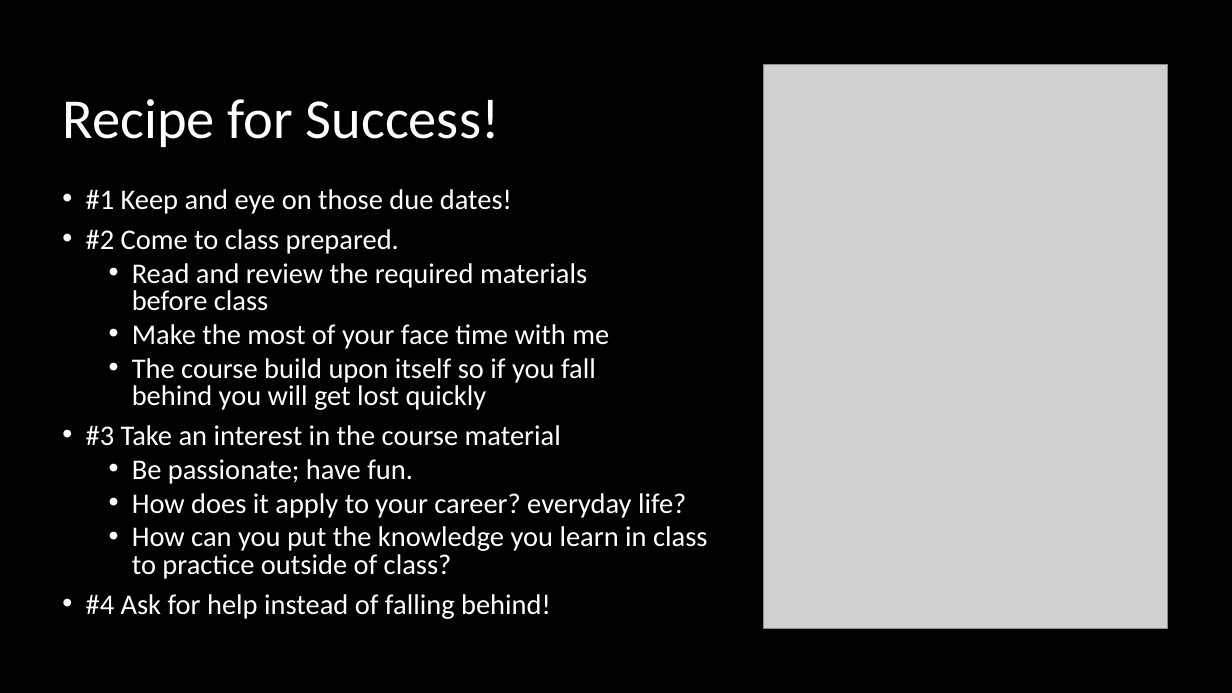
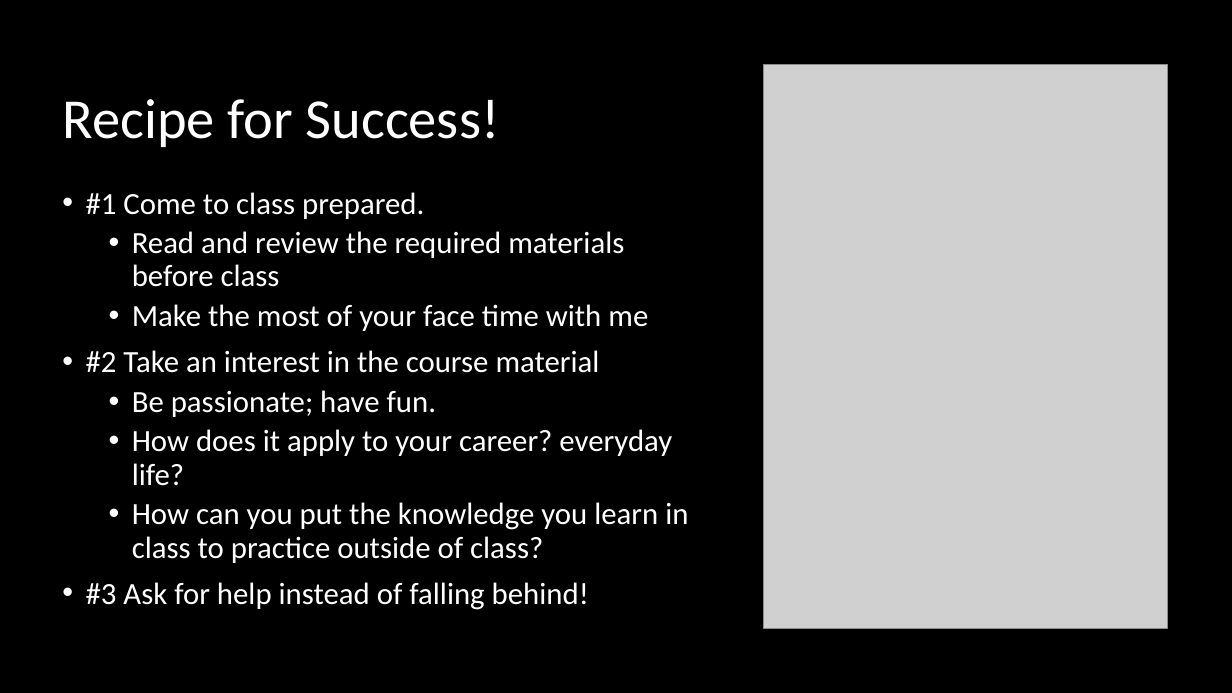
Before and after one commit to orstewar/ist346-content, a slide deck: slide 13 of content/01-introduction-to-course.pptx (slide 14 before the commit). Drawn at 1232x693 pixels with LibreOffice and Linux fonts; fonts in the diff are those of the drawing; grey boxes stand for pictures. Boxes give left, top, right and bottom in pixels: in the first picture for what was removed or moved away, otherwise in the second. Text is boxed around its words. In the diff, an @@ line names an element or a change of style, - is before the commit and + after.

```diff
--- a/content/01-introduction-to-course.pptx
+++ b/content/01-introduction-to-course.pptx
@@ text at (86,192,424,219): text changed; size 22.2 to 24 pt @@
-• #1 Keep and eye on those due dates!
-• #2 Come to class prepared.
+• #1 Come to class prepared.
@@ text at (132,231,688,563): size 22.2 to 24 pt in "Read and review the required materials before ...", "Make the most of your face time ...", "Be passionate; have fun.", "How does it apply to your career? ..." and 1 more places; line spacing 0.8 to 0.9 @@
@@ text at (86,350,600,373): text changed; size 22.2 to 24 pt @@
-  • The course build upon itself so if you fall
-    behind you will get lost quickly
-• #3 Take an interest in the course material
+• #2 Take an interest in the course material
@@ text at (86,582,589,610): text changed; size 22.2 to 24 pt @@
-• #4 Ask for help instead of falling behind!
+• #3 Ask for help instead of falling behind!
```
Also in this commit, not shown: 6 other slides changed, 4 slides added, 6 slides removed, 2 other files.
